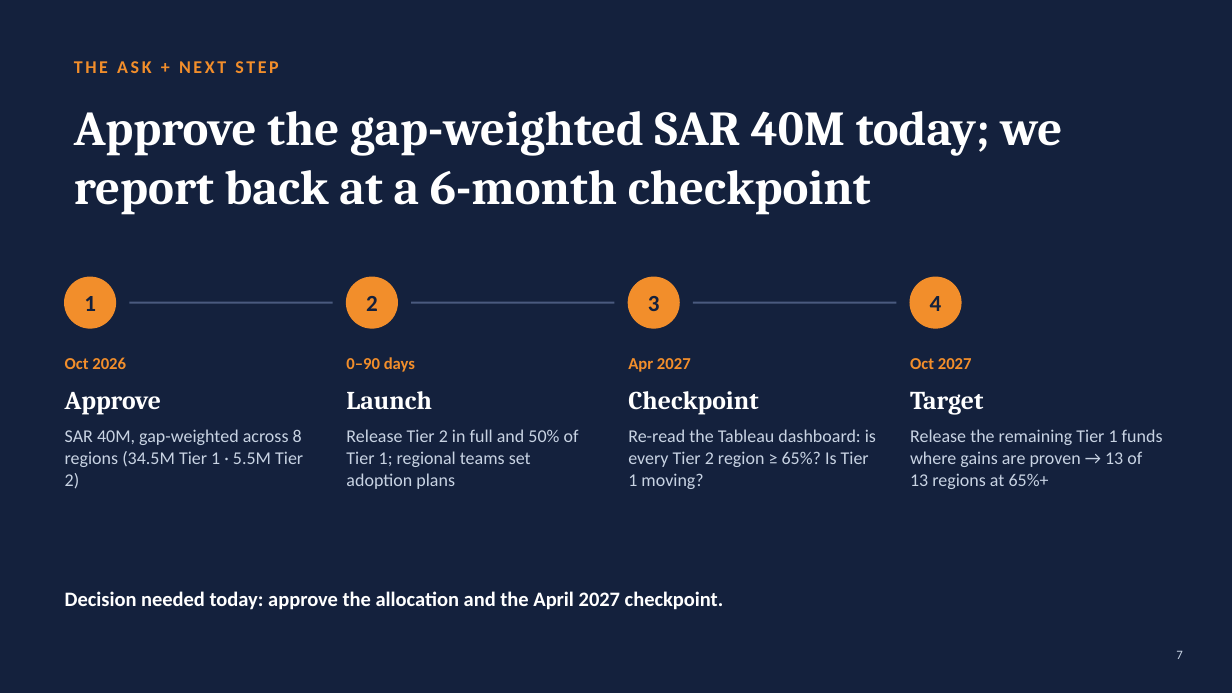
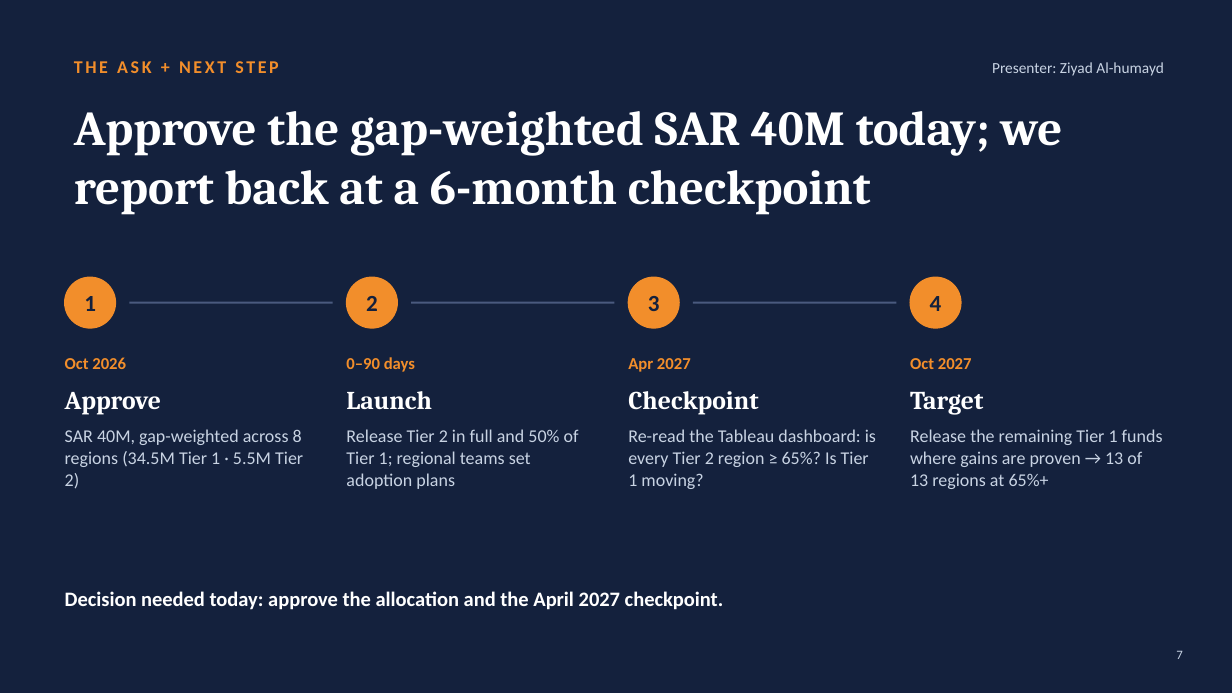
Before and after one commit to Ahm-445/Tayseer-Digital-Adoption-Capstone, a slide deck: slide 7 of Tayseer_Digital_Adoption_Capstone.pptx. Drawn at 1232x693 pixels with LibreOffice and Linux fonts; fonts in the diff are those of the drawing. Boxes give left, top, right and bottom in pixels: in the first picture for what was removed or moved away, otherwise in the second. Text is boxed around its words. In the diff, an @@ line names an element or a change of style, - is before the commit and + after.

```diff
--- a/Tayseer_Digital_Adoption_Capstone.pptx
+++ b/Tayseer_Digital_Adoption_Capstone.pptx
@@ text added at bbox=[992, 62, 1164, 76], 12 pt, text #C8D3E3 @@
+Presenter: Ziyad Al-humayd
```
Also in this commit, not shown: 6 other slides changed, 2 other files.
